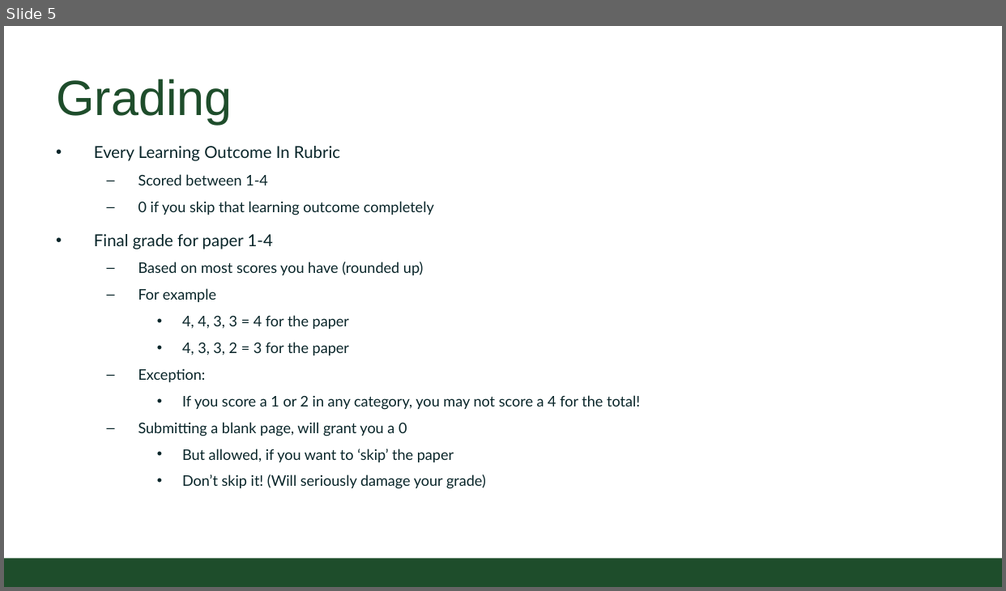
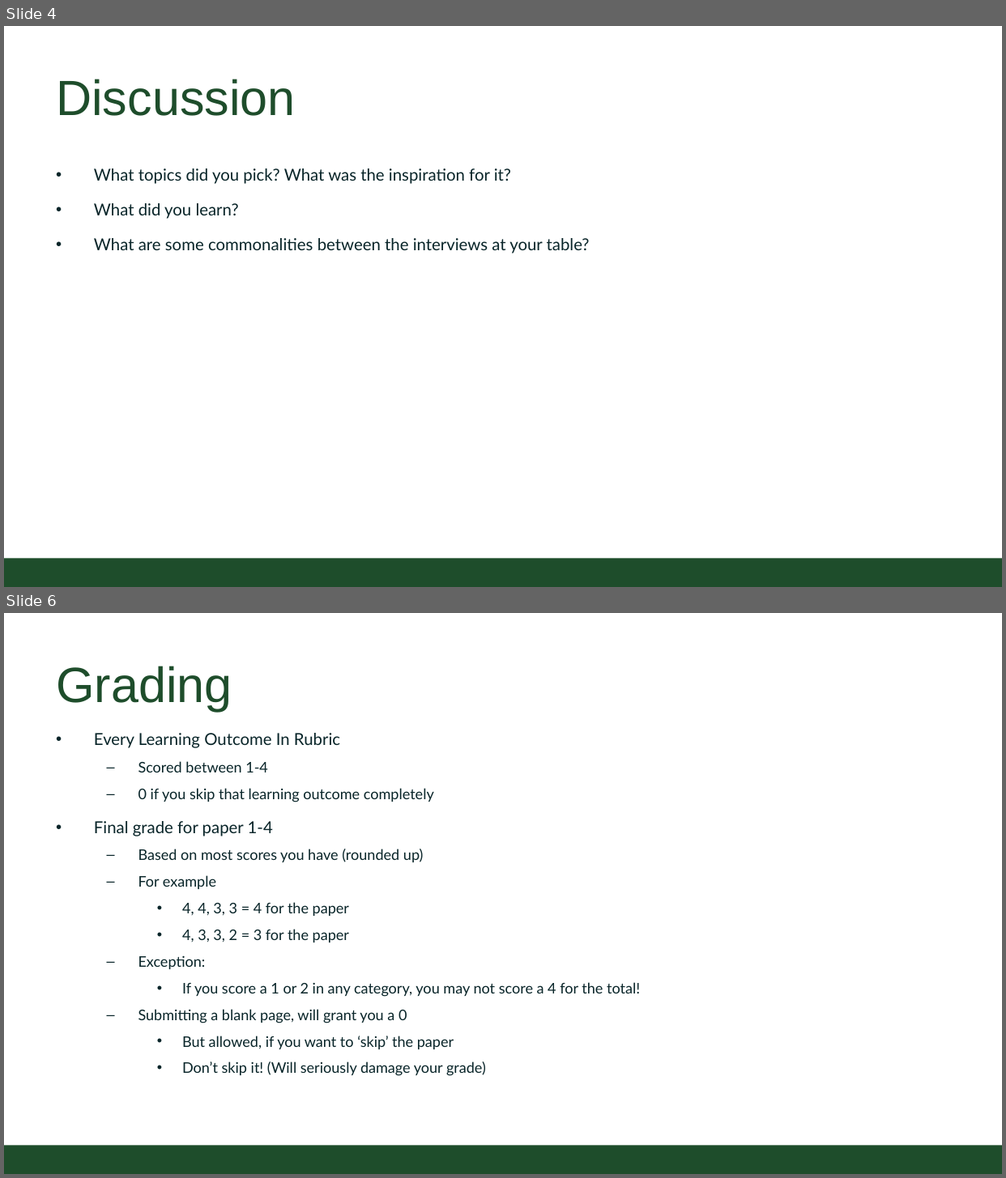
Before and after one commit to CSU-CS150B/handouts, a slide deck: Slides/On-Campus/03_Paper_Review.pptx. Shown one above the other, each under a label of ours: slide 5 before the commit, slides 4 and 6 after it; the slides between them are not shown. The pictures are 1006x591 and 1006x1178 pixels, drawn with LibreOffice and Linux fonts; fonts in the diff are those of the drawing; background and template pictures are left out. Boxes give left, top, right and bottom in pixels: in the first picture for what was removed or moved away, otherwise in the second. Text is boxed around its words. In the diff, an @@ line names an element or a change of style, - is before the commit and + after.

```diff
--- a/Slides/On-Campus/03_Paper_Review.pptx
+++ b/Slides/On-Campus/03_Paper_Review.pptx
@@ slide 4 added at <box>4,26,1002,587</box>, background #FFFFFF; not listed: 1 template element that a slide beside it also shows @@
@@ title added at <box>56,79,296,116</box>, 54 pt, text #1E4D2B @@
+Discussion
@@ text added at <box>94,169,590,254</box>, 18 pt, text #092529 @@
+• What topics did you pick? What was the inspiration for it?
+• What did you learn?
+• What are some commonalities between the interviews at your table?
@@ what was slide 5 is now slide 6 @@
```
Also in this commit, not shown: 7 slides changed, 1 other slide added, 1 slide removed.
